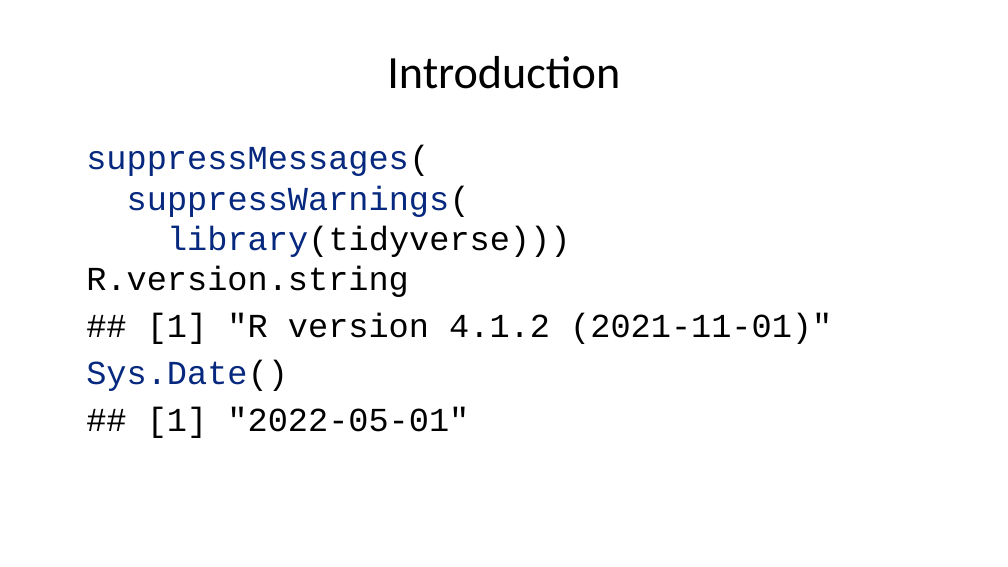
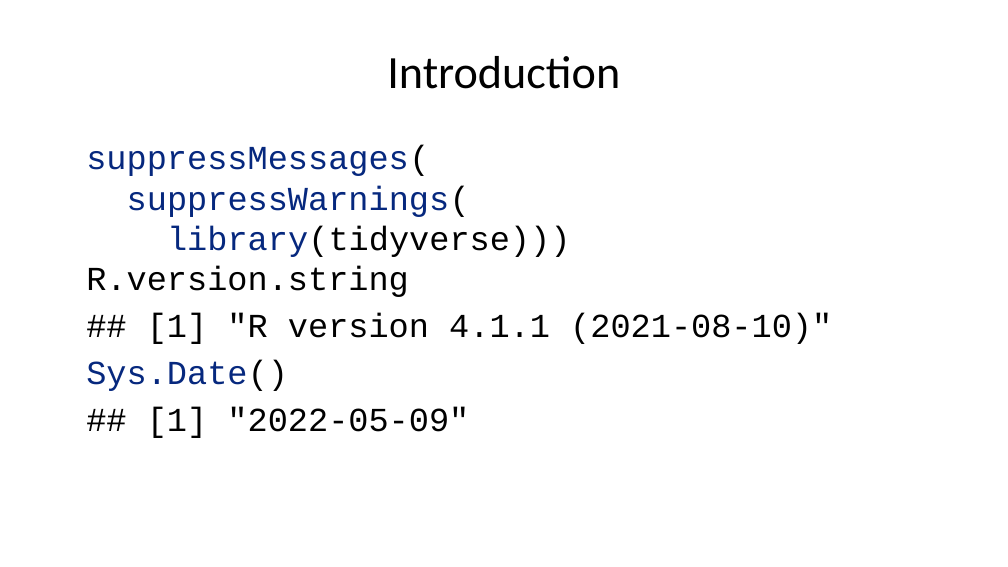
Before and after one commit to pmean/classes, a slide deck: slide 2 of introduction-to-r/results/v06-slides-and-speaker-notes.pptx. Drawn at 1008x567 pixels with LibreOffice and Linux fonts; fonts in the diff are those of the drawing. Boxes give left, top, right and bottom in pixels: in the first picture for what was removed or moved away, otherwise in the second. Text is boxed around its words. In the diff, an @@ line names an element or a change of style, - is before the commit and + after.

```diff
--- a/introduction-to-r/results/v06-slides-and-speaker-notes.pptx
+++ b/introduction-to-r/results/v06-slides-and-speaker-notes.pptx
@@ text at (147,313,832,344): text changed @@
-## [1] "R version 4.1.2 (2021-11-01)"
+## [1] "R version 4.1.1 (2021-08-10)"
@@ text at (147,407,469,438): text changed @@
-## [1] "2022-05-01"
+## [1] "2022-05-09"
```
Also in this commit, not shown: 1 other file.
